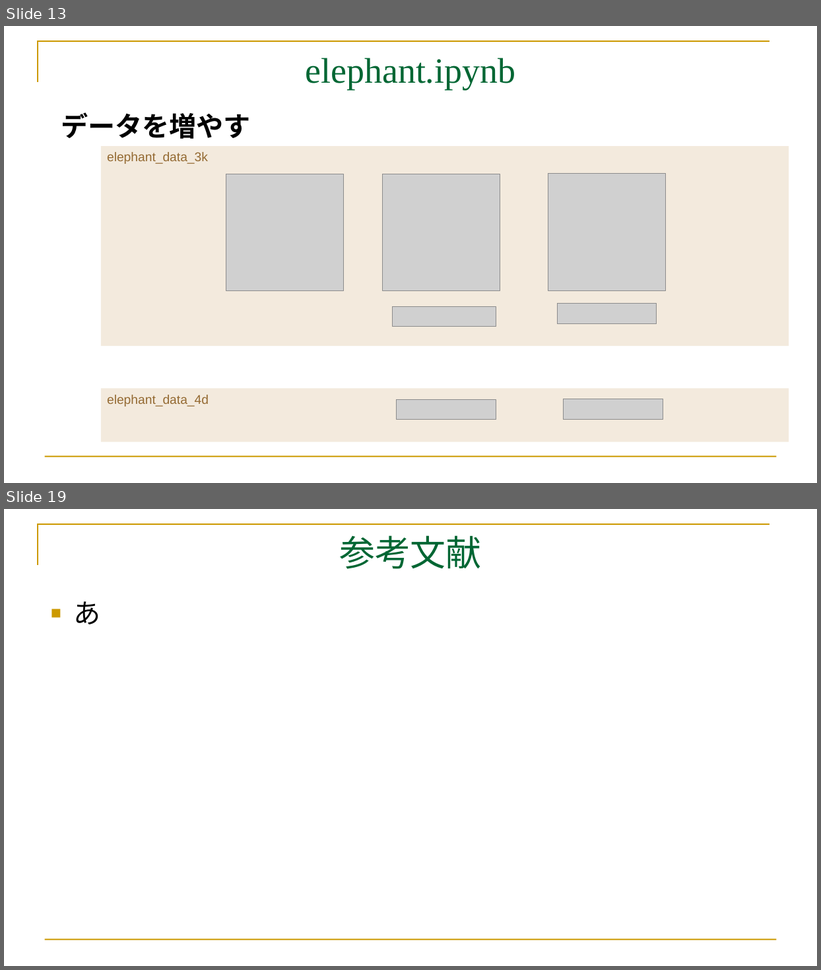
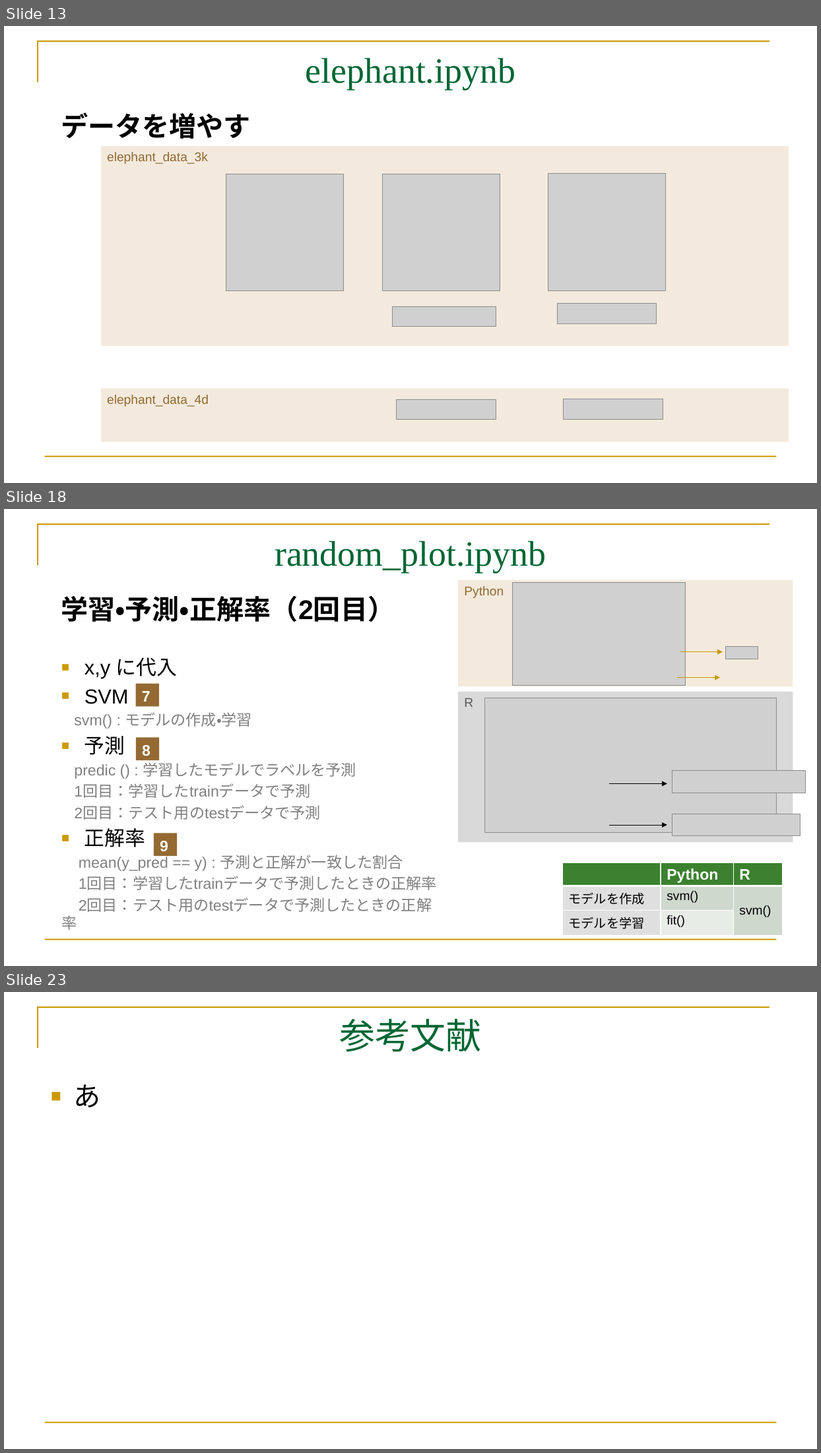
Before and after one commit to mei-517/GoogleColab, a slide deck: GoogleColab.part3.pptx. Shown one above the other, each under a label of ours: slides 13 and 19 before the commit, slides 13, 18 and 23 after it; the slides between them are not shown. The pictures are 821x970 and 821x1453 pixels, drawn with LibreOffice and Linux fonts; fonts in the diff are those of the drawing; grey boxes stand for pictures; background and template pictures are left out. Boxes give left, top, right and bottom in pixels: in the first picture for what was removed or moved away, otherwise in the second. Text is boxed around its words. In the diff, an @@ line names an element or a change of style, - is before the commit and + after.

Commit message:
add 1-3 20260917 random_plot.ipunb完成版

```diff
--- a/GoogleColab.part3.pptx
+++ b/GoogleColab.part3.pptx
@@ slide 18 added at box(4, 509, 817, 966), background #FFFFFF; not listed: 2 template elements that a slide beside it also shows @@
@@ title added at box(275, 541, 546, 573), 42 pt, text #006633 @@
+random_plot.ipynb
@@ rectangle added at box(459, 580, 793, 687), fill #F3EADD, 15 pt, text #946A32 @@
+Python
@@ picture added at box(513, 583, 685, 686) @@
@@ text added at box(61, 595, 395, 622), 32 pt, text #000000, bold @@
+学習・予測・正解率（2回目）
@@ picture added at box(725, 647, 758, 659) @@
@@ text added at box(74, 657, 437, 912), 18 pt, text #808080 @@
+■ x,y に代入
+■ SVM
+svm() : モデルの作成・学習
+■ 予測
+predic () : 学習したモデルでラベルを予測
+1回目：学習したtrainデータで予測
+2回目：テスト用のtestデータで予測
+■ 正解率
+mean(y_pred == y) : 予測と正解が一致した割合
+1回目：学習したtrainデータで予測したときの正解率
+2回目：テスト用のtestデータで予測したときの正解率
@@ arrow added from (681, 652) to (723, 652), #C89600 0.75 pt @@
@@ rectangle added at box(136, 683, 159, 706), fill #946A32, 18 pt, text #FFFFFF, bold @@
+7
@@ arrow added from (677, 678) to (720, 678), #C89600 0.75 pt @@
@@ rectangle added at box(459, 692, 793, 843), fill #D9D9D9, 15 pt, text #595959 @@
+R
@@ picture added at box(484, 698, 776, 833) @@
@@ rectangle added at box(136, 738, 159, 761), fill #946A32, 18 pt, text #FFFFFF, bold @@
+8
@@ arrow added from (609, 784) to (668, 784), #000000 0.75 pt @@
@@ picture added at box(673, 770, 806, 794) @@
@@ arrow added from (609, 825) to (667, 825), #000000 0.75 pt @@
@@ picture added at box(673, 814, 800, 836) @@
@@ rectangle added at box(154, 834, 177, 857), fill #946A32, 18 pt, text #FFFFFF, bold @@
+9
@@ table added at box(563, 863, 782, 932), 3 rows, 3 columns @@
+ | Python | R
+モデルを作成 | svm() | svm()
+モデルを学習 | fit() | 
@@ what was slide 19 is now slide 23 @@
```
Also in this commit, not shown: 15 slides changed, 4 other slides added, 1 slide removed, 3 other files.
